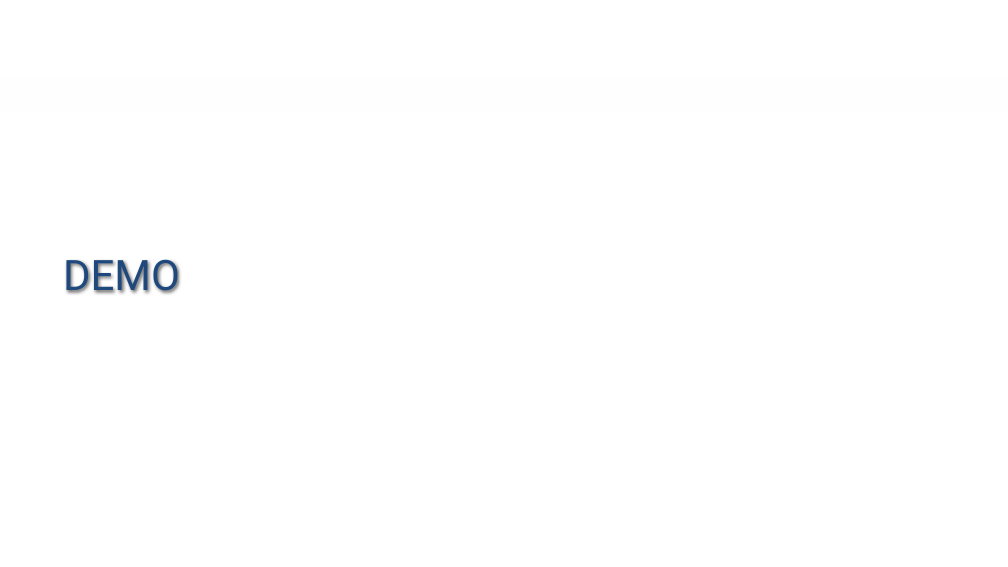
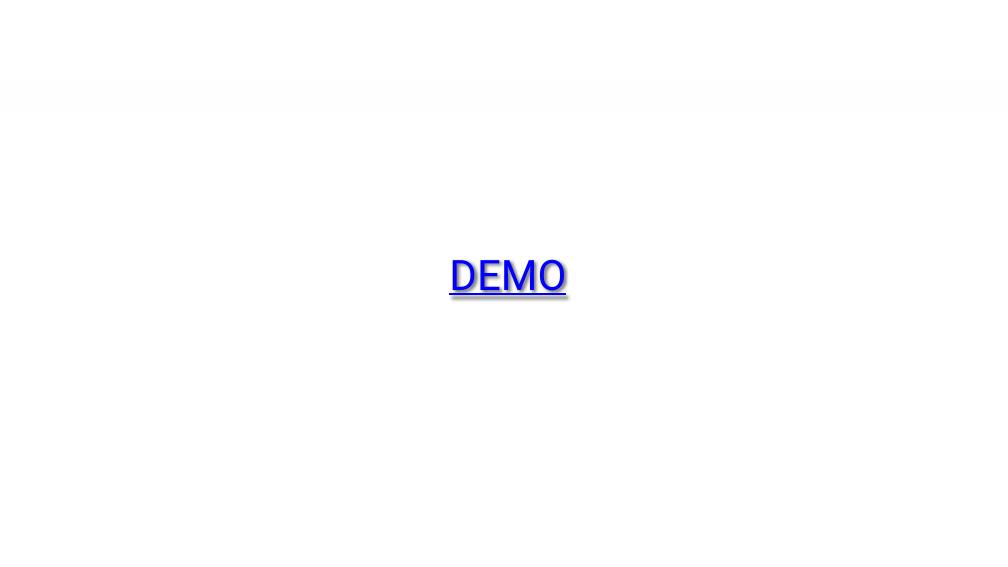
Before and after one commit to rlfkrl/NetCologne2017, a slide deck: slide 15 of slides/open id connect - share cookies.pptx (slide 13 before the commit). Drawn at 1008x567 pixels with LibreOffice and Linux fonts; fonts in the diff are those of the drawing; background and template pictures are left out. Boxes give left, top, right and bottom in pixels: in the first picture for what was removed or moved away, otherwise in the second. Text is boxed around its words. In the diff, an @@ line names an element or a change of style, - is before the commit and + after.

```diff
--- a/slides/open id connect - share cookies.pptx
+++ b/slides/open id connect - share cookies.pptx
@@ title "DEMO" at <box>449,251,566,300</box>: text colour #1F497D to #0000FF, underline on; alignment left to centre @@
```
Also in this commit, not shown: 2 other slides changed, 2 slides added.
